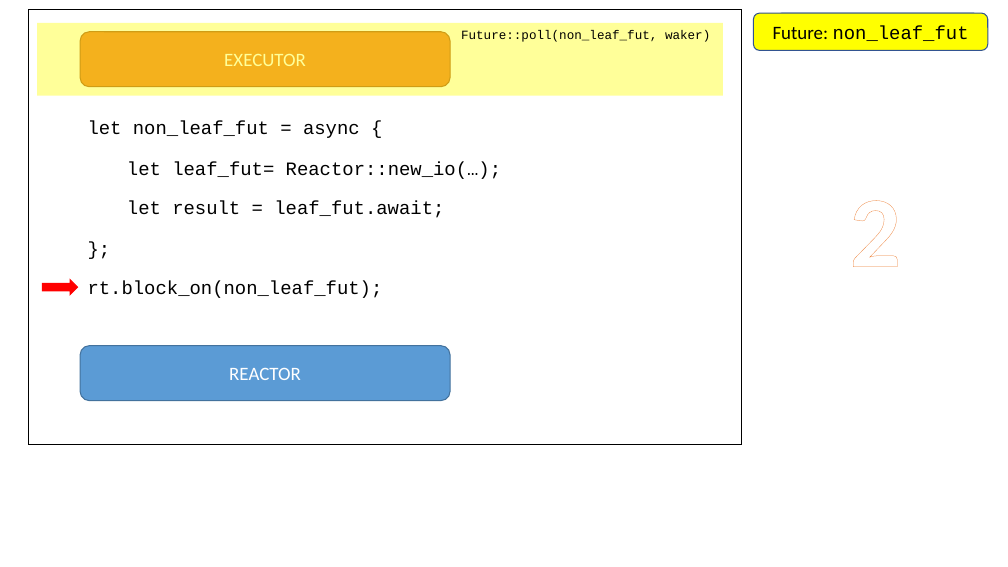
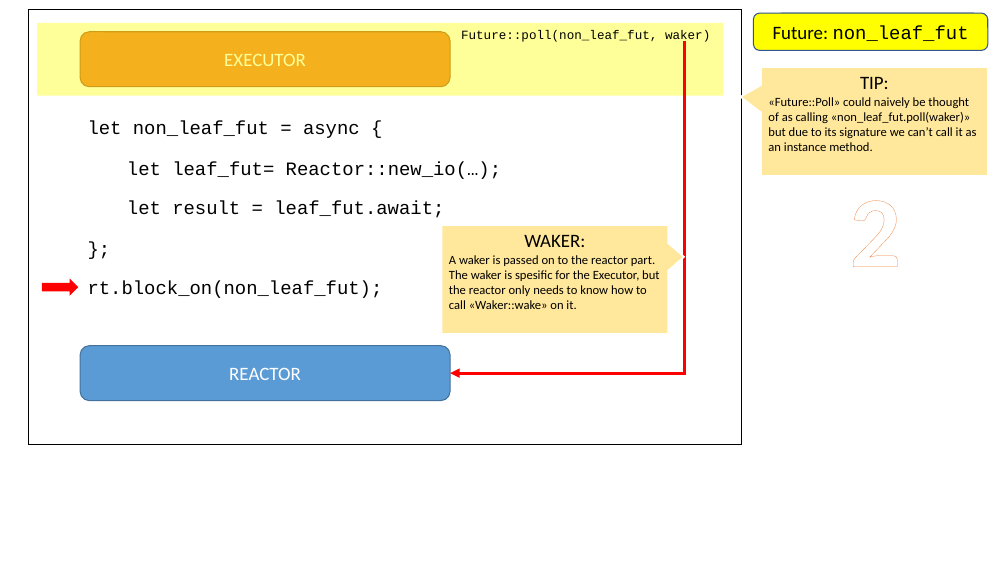
Before and after one commit to pedromfedricci/books-futures-explained, a slide deck: slide 3 of resources/futures_animation.pptx. Drawn at 1008x567 pixels with LibreOffice and Linux fonts; fonts in the diff are those of the drawing. Boxes give left, top, right and bottom in pixels: in the first picture for what was removed or moved away, otherwise in the second. Text is boxed around its words. In the diff, an @@ line names an element or a change of style, - is before the commit and + after.

Commit message:
added new slides re #25

```diff
--- a/resources/futures_animation.pptx
+++ b/resources/futures_animation.pptx
@@ elbow arrow added from (685, 41) to (450, 374), #FF0000 3 pt @@
@@ speech box added at (x1=761, y1=67, x2=988, y2=176), fill #FFE79B, outline #FFFFFF 1.5 pt, 12 pt, text #000000 @@
+TIP:
+«Future::Poll» could naively be thought of as calling «non_leaf_fut.poll(waker)» but due to its signature we can’t call it as an instance method.
@@ speech box added at (x1=442, y1=225, x2=668, y2=334), fill #FFE79B, outline #FFFFFF 1.5 pt, 12 pt, text #000000 @@
+WAKER:
+A waker is passed on to the reactor part. The waker is spesific for the Executor, but the reactor only needs to know how to call «Waker::wake» on it.
```
Also in this commit, not shown: 16 other slides changed, 1 slide removed, 17 other files.
